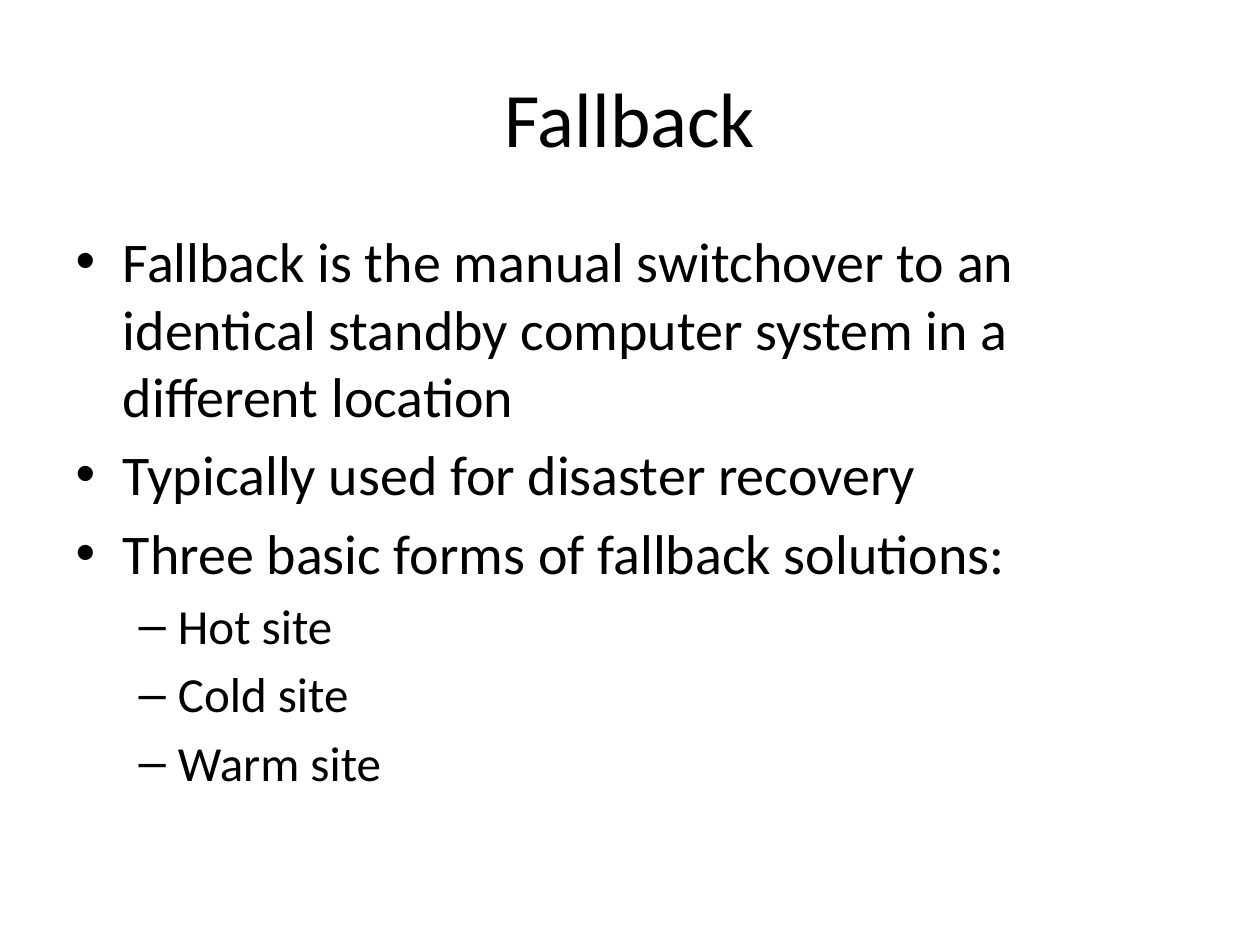
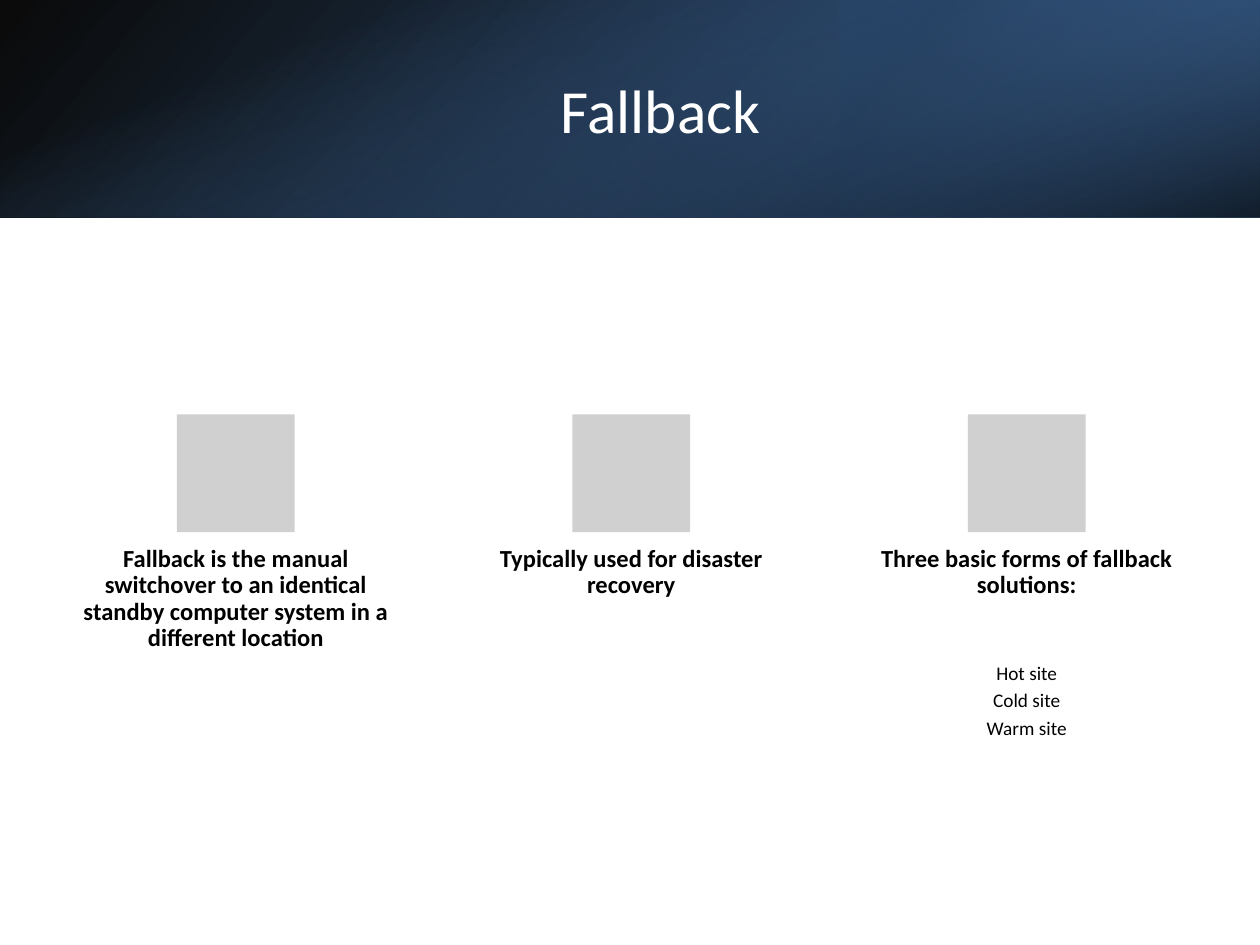
Before and after one commit to SannioEvolution/Material, a slide deck: slide 25 of 18 - Major Causes of Maintenance Problems- Infrastructure code smells.pptx (slide 23 before the commit). Drawn at 1260x945 pixels with LibreOffice and Linux fonts; fonts in the diff are those of the drawing; grey boxes stand for pictures. Boxes give left, top, right and bottom in pixels: in the first picture for what was removed or moved away, otherwise in the second. Text is boxed around its words. In the diff, an @@ line names an element or a change of style, - is before the commit and + after.

```diff
--- a/18 - Major Causes of Maintenance Problems- Infrastructure code smells.pptx
+++ b/18 - Major Causes of Maintenance Problems- Infrastructure code smells.pptx
@@ rectangle added at (x1=0, y1=0, x2=1260, y2=217), fill gradient #000000 to #376092 @@
@@ rectangle added at (x1=0, y1=0, x2=1260, y2=217), fill gradient #4F81BD to #000000 @@
@@ rectangle added at (x1=840, y1=0, x2=1260, y2=217), fill gradient #254061 to #4F81BD @@
@@ title "Fallback" moved from (x1=505, y1=93, x2=755, y2=148) to (x1=561, y1=90, x2=760, y2=134) @@
@@ title "Fallback" at (x1=561, y1=90, x2=760, y2=134): size 44 to 35 pt, text colour #000000 to #FFFFFF @@
@@ text removed at (x1=123, y1=243, x2=1013, y2=782) @@
-• Fallback is the manual switchover to an identical standby computer system in a different location
-• Typically used for disaster recovery
-• Three basic forms of fallback solutions:
-  – Hot site
-  – Cold site
-  – Warm site
@@ group added at (x1=83, y1=415, x2=1172, y2=735): 4 texts, 3 pictures @@
+Fallback is the manual switchover to an identical standby computer system in a different location
+Typically used for disaster recovery
+Three basic forms of fallback solutions:
+Hot site
+Cold site
+Warm site
```
Also in this commit, not shown: 13 other slides changed, 7 slides added, 1 other file.
